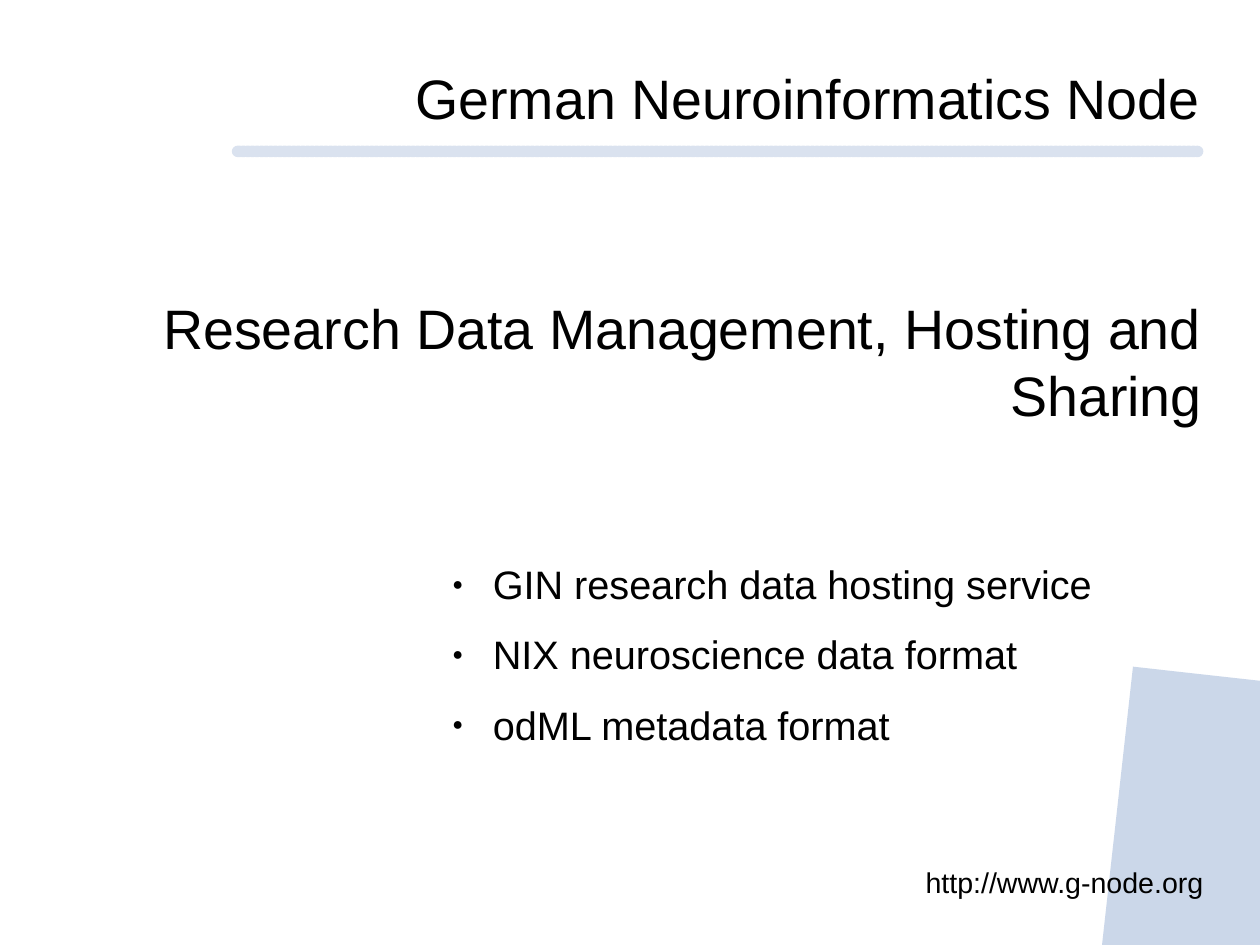
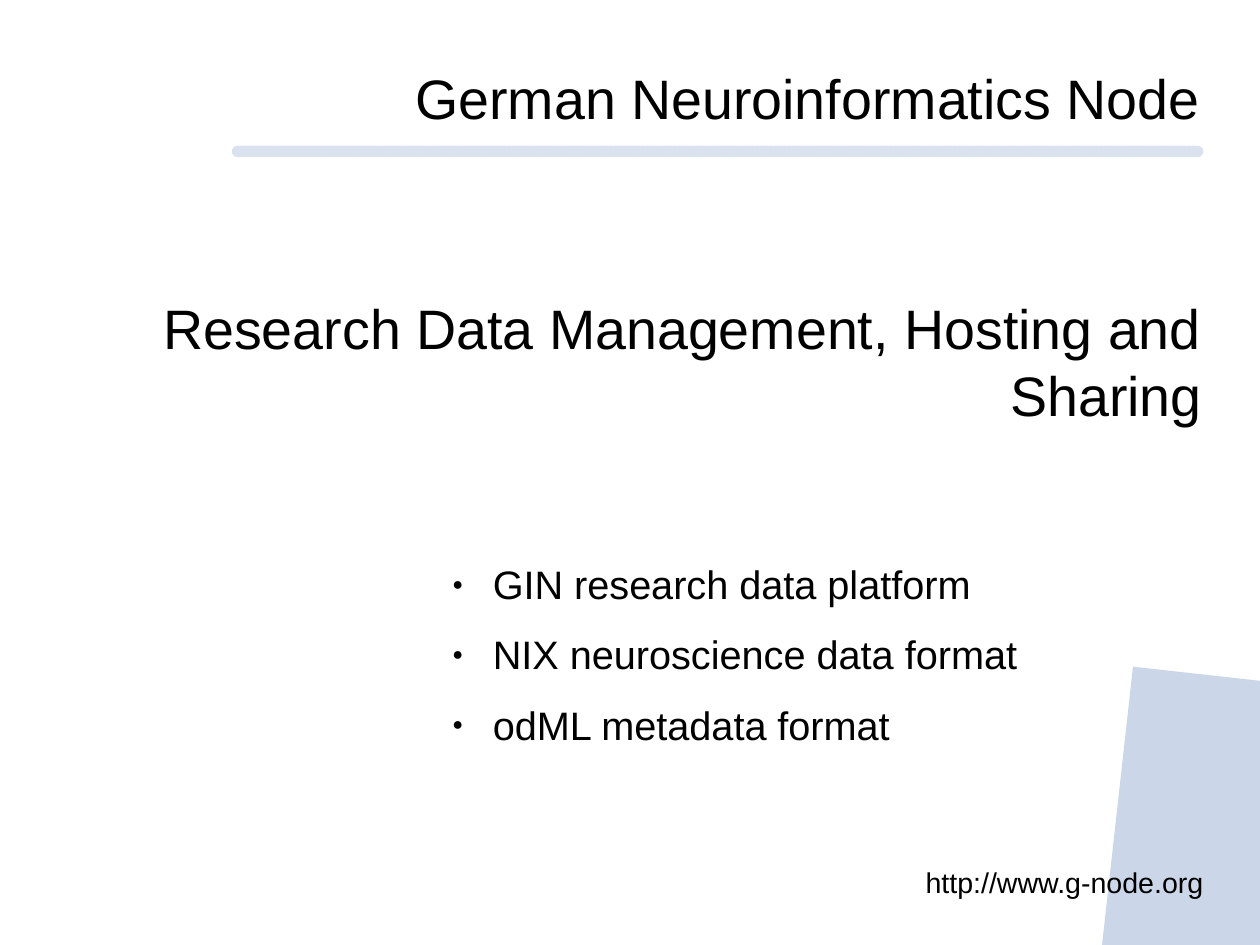
Before and after one commit to mpsonntag/prespost, a slide deck: slide 1 of 202109_BCCN_online/202109_BCCN_Online_conference.odp. Drawn at 1260x945 pixels with LibreOffice and Linux fonts; fonts in the diff are those of the drawing; background and template pictures are left out. Boxes give left, top, right and bottom in pixels: in the first picture for what was removed or moved away, otherwise in the second. Text is boxed around its words. In the diff, an @@ line names an element or a change of style, - is before the commit and + after.

```diff
--- a/202109_BCCN_online/202109_BCCN_Online_conference.odp
+++ b/202109_BCCN_online/202109_BCCN_Online_conference.odp
@@ text at bbox=[493, 570, 970, 607]: text changed @@
-● GIN research data hosting service
+● GIN research data platform
```
Also in this commit, not shown: 7 other slides changed, 1 other file.
